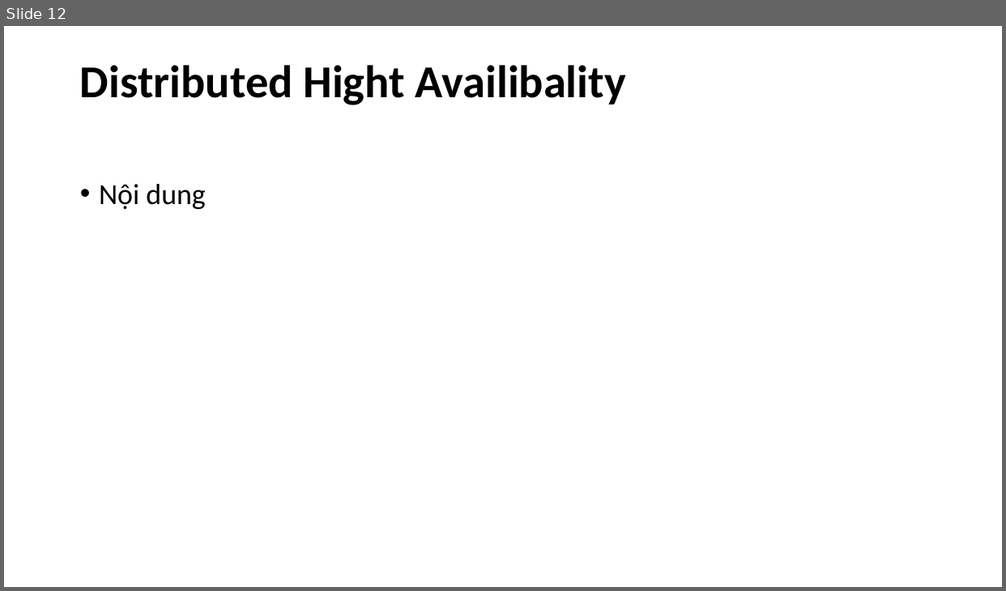
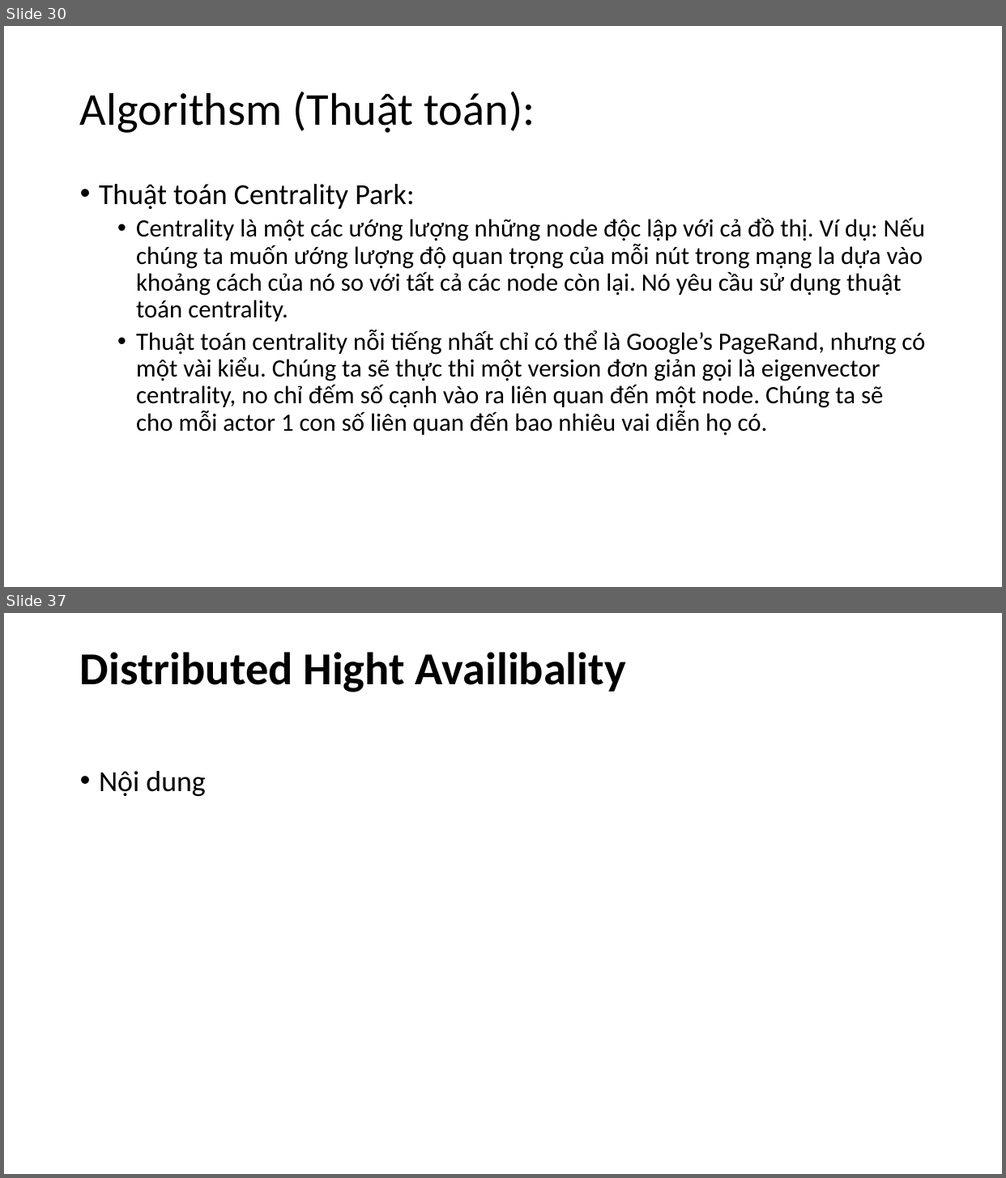
Before and after one commit to NguyenDucHoangLong/Group_4_HTTTHD, a slide deck: Document/Seminar/Slide_Nhóm 4.pptx. Shown one above the other, each under a label of ours: slide 12 before the commit, slides 30 and 37 after it; the slides between them are not shown. The pictures are 1006x591 and 1006x1178 pixels, drawn with LibreOffice and Linux fonts; fonts in the diff are those of the drawing. Boxes give left, top, right and bottom in pixels: in the first picture for what was removed or moved away, otherwise in the second. Text is boxed around its words. In the diff, an @@ line names an element or a change of style, - is before the commit and + after.

```diff
--- a/Document/Seminar/Slide_Nhóm 4.pptx
+++ b/Document/Seminar/Slide_Nhóm 4.pptx
@@ slide 30 added at [4, 26, 1002, 587], background #FFFFFF @@
@@ title added at [80, 92, 535, 133], 44 pt, text #000000 @@
+Algorithsm (Thuật toán):
@@ text added at [99, 184, 925, 436], 24 pt, text #000000 @@
+• Thuật toán Centrality Park:
+  • Centrality là một các ướng lượng những node độc lập với cả đồ thị. Ví dụ: Nếu chúng ta muốn ướng lượng độ quan trọng của mỗi nút trong mạng la dựa vào khoảng cách của nó so với tất cả các node còn lại. Nó yêu cầu sử dụng thuật toán centrality.
+  • Thuật toán centrality nỗi tiếng nhất chỉ có thể là Google’s PageRand, nhưng có một vài kiểu. Chúng ta sẽ thực thi một version đơn giản gọi là eigenvector centrality, no chỉ đếm số cạnh vào ra liên quan đến một node. Chúng ta sẽ cho mỗi actor 1 con số liên quan đến bao nhiêu vai diễn họ có.
@@ what was slide 12 is now slide 37 @@
```
Also in this commit, not shown: 2 slides changed, 24 other slides added, 1 other file.
